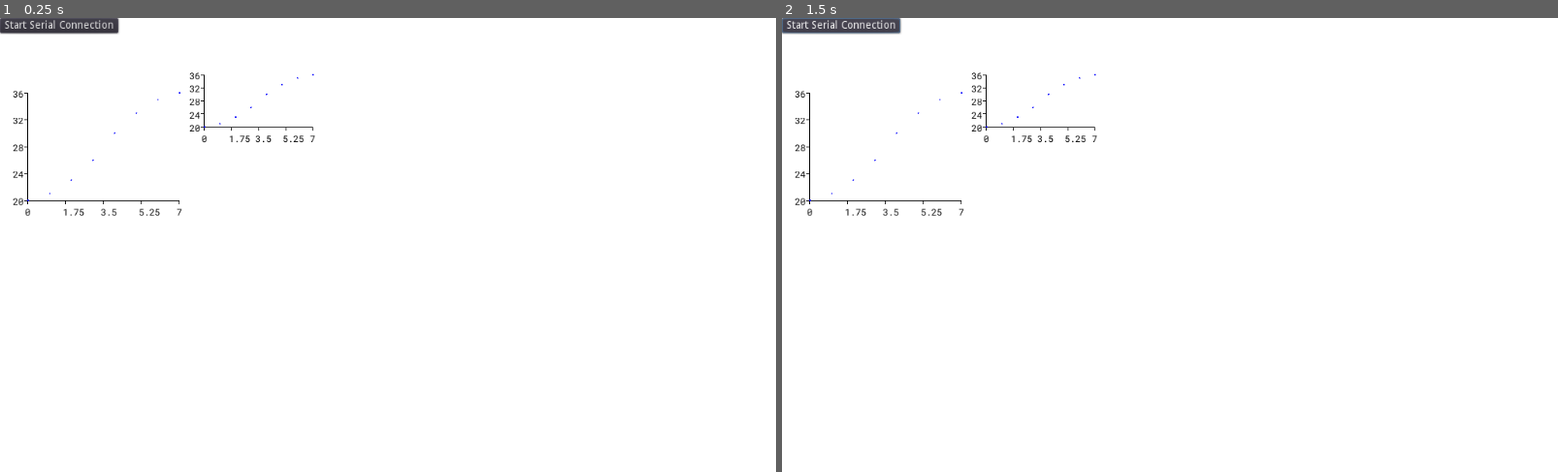
Above: before the commit, frames 1-2 (left to right).
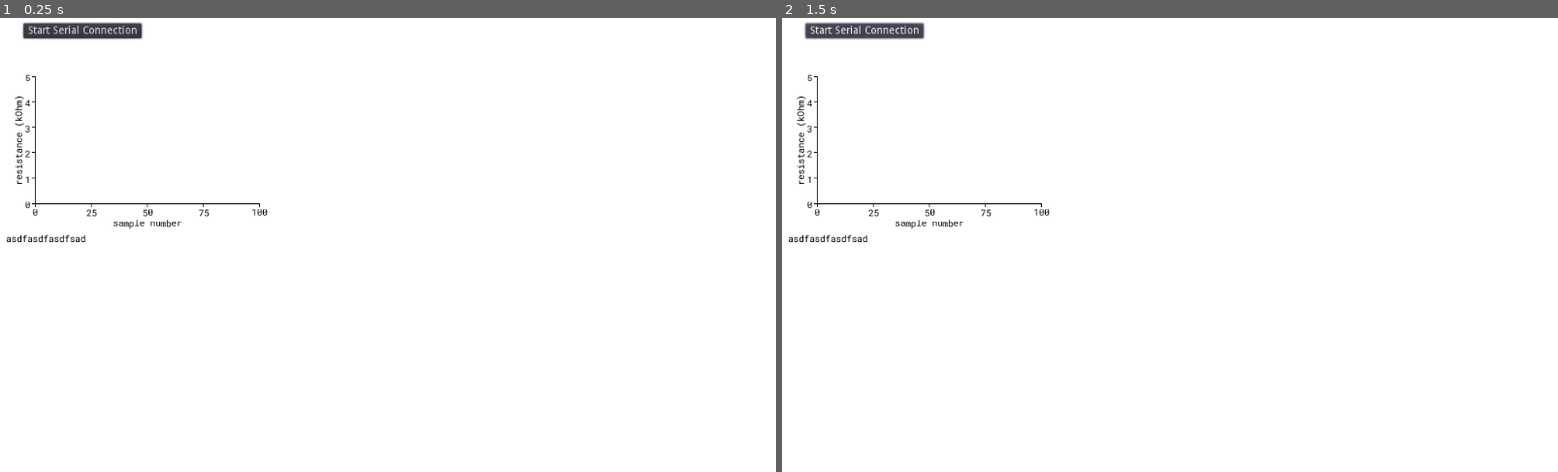
Above: after the commit, the same moments.

Repository: AlnisS/phys-427
Game: Godot game, scene res://main.tscn
The game is run twice, just before and just after one commit, with the same random seed, the same clock (stepped at 60 frames per second) and the same inputs.
Inputs:
- Up to frame 1 (0.25 s): no input
- Up to frame 2 (1.5 s): tap Enter at 0.5 s; click "Start Serial Connection" at 1.25 s

The runs differ from the first frame. In frame 1, 1.6% of the frame differs, in the area x 0-41%, y 0-50%; in frame 2, 1.6%.
Error before the commit: Attempt to call function 'start' in base 'null instance' on a null instance. (res://main.gd:51)
Error after the commit: Attempt to call function 'start' in base 'null instance' on a null instance. (res://main.gd:62)

Commit message:
Fancier graphing

Diff:
--- a/gopip/main.gd
+++ b/gopip/main.gd
@@ -2,6 +2,17 @@
 
 # callback to call when new serial data is available (i.e. a full line is read)
 var _new_serial_data = JavaScript.create_callback(self, "new_serial_data")
+
+var N := 100
+
+var data_loop: PoolVector2Array
+var data_loop_i := 0
+
+func _ready():
+	data_loop = PoolVector2Array()
+	data_loop.resize(N)
+	for i in range(N):
+		data_loop[i] = Vector2.ZERO
 
 
 func _on_StartSerialButton_pressed():
@@ -52,5 +63,11 @@
 
 
 func new_serial_data(args: Array):
-	var data = args[0]
-	print(data)
+	var data: String = args[0]
+	var number = data.substr(1).to_float() / 1000.0
+	print(number)
+	data_loop[data_loop_i] = Vector2(data_loop_i, number)
+	data_loop_i += 1
+	if data_loop_i >= N:
+		data_loop_i = 0
+	$Graph2D.data = data_loop
--- a/gopip/main.tscn
+++ b/gopip/main.tscn
@@ -1,26 +1,37 @@
-[gd_scene load_steps=3 format=2]
+[gd_scene load_steps=4 format=2]
 
 [ext_resource path="res://main.gd" type="Script" id=1]
 [ext_resource path="res://ui/nodes/graph_2d/graph_2d.tscn" type="PackedScene" id=2]
+[ext_resource path="res://ui/nodes/graph_2d/graph_2d_font.tres" type="DynamicFont" id=3]
 
 [node name="Main" type="Spatial"]
 script = ExtResource( 1 )
 
 [node name="StartSerialButton" type="Button" parent="."]
-margin_right = 12.0
-margin_bottom = 20.0
+margin_left = 31.0
+margin_top = 7.0
+margin_right = 187.0
+margin_bottom = 27.0
 text = "Start Serial Connection"
 
 [node name="Graph2D" parent="." instance=ExtResource( 2 )]
 margin_left = 17.0
-margin_top = 99.0
-margin_right = 237.0
-margin_bottom = 261.0
+margin_top = 77.0
+margin_right = 343.0
+margin_bottom = 275.0
+xmax = 100.0
+ymin = 0.0
+ymax = 5.0
+xlabel = "sample number"
+ylabel = "resistance (kOhm)"
 
-[node name="Graph2D2" parent="." instance=ExtResource( 2 )]
-margin_left = 250.0
-margin_top = 75.0
-margin_right = 413.0
-margin_bottom = 164.0
+[node name="Label" type="Label" parent="."]
+margin_left = 8.0
+margin_top = 283.0
+margin_right = 113.0
+margin_bottom = 300.0
+custom_colors/font_color = Color( 0, 0, 0, 1 )
+custom_fonts/font = ExtResource( 3 )
+text = "asdfasdfasdfsad"
 
 [connection signal="pressed" from="StartSerialButton" to="." method="_on_StartSerialButton_pressed"]
--- a/gopip/project.godot
+++ b/gopip/project.godot
@@ -12,6 +12,7 @@
 
 config/name="Godot Physical Instrument Panel"
 run/main_scene="res://main.tscn"
+run/low_processor_mode=true
 config/icon="res://icon.png"
 
 [gui]
--- a/gopip/ui/nodes/graph_2d/graph_2d.gd
+++ b/gopip/ui/nodes/graph_2d/graph_2d.gd
@@ -2,37 +2,45 @@
 
 extends Control
 
-export(DynamicFont) var default_font
+export(DynamicFont) var default_font: DynamicFont
+
+export var color := Color.black setget set_color
+
+export var xmin := 0.0 setget set_xmin
+export var xmax := 10.0 setget set_xmax
+export var ymin := 0.0 setget set_ymin
+export var ymax := 10.0 setget set_ymax
+export var xlabel := "x axis" setget set_xlabel
+export var ylabel := "y axis" setget set_ylabel
+
+export var data = PoolVector2Array([
+#	Vector2(1, 1),
+#	Vector2(4, 6),
+#	Vector2(7, 6),
+#	Vector2(9, 9),
+]) setget set_data
+
+func draw_standard_string(position: Vector2, text: String, center_x=true, center_y=true):
+	var offset := Vector2.ZERO
+	if center_x:
+		offset.x -= default_font.get_string_size(text).x / 2
+	if center_y:
+		offset.y += default_font.get_ascent() / 2
+	draw_string(default_font, position + offset, text, color)
 
 func _draw():
-	var color = Color.black
-
-	var xmin = 0.0
-	var xmax = 7.0
-	var ymin = 20.0
-	var ymax = 36.0
-
-	var data = [
-		Vector2(0.0, 20.0),
-		Vector2(1.0, 21.0),
-		Vector2(2.0, 23.0),
-		Vector2(3.0, 26.0),
-		Vector2(4.0, 30.0),
-		Vector2(5.0, 33.0),
-		Vector2(6.0, 35.0),
-		Vector2(7.0, 36.0),
-	]
-
-	var remapped_data = remap_data(data, Vector2(xmin, ymin), Vector2(xmax, ymax), Vector2.ZERO, Vector2.ONE)
+	var remapped_data = normalize_data(data)
 
 	var xticks = 5
-	var yticks = 5
+	var yticks = 6
 
-	var x_axis = Vector2(rect_size.x - 20, 0)
-	var y_axis = Vector2(0, -(rect_size.y - 20))
+	var axis_insets = 30
 
-	var x_axis_y_position = rect_size.y - 20
-	var y_axis_x_position = 20
+	var x_axis = Vector2(rect_size.x - axis_insets, 0)
+	var y_axis = Vector2(0, -(rect_size.y - axis_insets))
+
+	var x_axis_y_position = rect_size.y - axis_insets
+	var y_axis_x_position = axis_insets
 
 	var graph_origin = Vector2(y_axis_x_position, x_axis_y_position)
 
@@ -43,7 +51,8 @@
 		var xtick_base = graph_origin + i * xtick_increment
 		draw_line(xtick_base, xtick_base + Vector2(0, 5), color)
 		var value = i * (xmax - xmin) / (xticks - 1) + xmin
-		draw_string(default_font, xtick_base + Vector2(-4, 20), str(value), Color.black)
+#		draw_string(default_font, xtick_base + Vector2(-4, 20), str(value), color)
+		draw_standard_string(xtick_base + Vector2(0, 10), str(value))
 
 	# draw y ticks
 	var ytick_increment = y_axis / (yticks - 1)
@@ -51,7 +60,15 @@
 		var ytick_base = graph_origin + i * ytick_increment
 		draw_line(ytick_base, ytick_base - Vector2(5, 0), color)
 		var value = i * (ymax - ymin) / (yticks - 1) + ymin
-		draw_string(default_font, ytick_base + Vector2(-20, 6), str(value), Color.black)
+#		draw_string(default_font, ytick_base + Vector2(-20, 6), str(value), color)
+		draw_standard_string(ytick_base + Vector2(-10, 0), str(value))
+
+	var temp_transform := get_canvas_transform()
+	draw_set_transform(Vector2.ZERO, -PI / 2, Vector2.ONE)
+	draw_standard_string(Vector2(y_axis.y / 2, 6), ylabel)
+	draw_set_transform_matrix(temp_transform)
+
+	draw_standard_string(graph_origin + x_axis / 2 + Vector2(0, axis_insets - 6), xlabel)
 
 	# draw x-axis
 	draw_line(graph_origin, graph_origin + x_axis, color)
@@ -61,18 +78,62 @@
 
 	# draw scatter plot
 	for point in remapped_data:
+		if point.x < 0.0 or point.x > 1.0 or point.y < 0.0 or point.y > 1.0:
+			continue
 		var screen_position = graph_origin + (point * (x_axis + y_axis))
 		draw_circle(screen_position, 1.0, Color.blue)
 
 
 
+func normalize_data(_data: PoolVector2Array) -> PoolVector2Array:
+	var result = PoolVector2Array()
+	result.resize(len(_data))
+	for i in range(len(_data)):
+		result[i] = Vector2(
+			range_lerp(_data[i].x, xmin, xmax, 0.0, 1.0),
+			range_lerp(_data[i].y, ymin, ymax, 0.0, 1.0)
+		)
+	return result
 
-func remap_data(data_input: Array, in_min: Vector2, in_max: Vector2,
-		out_min: Vector2, out_max: Vector2) -> Array:
-	var result = []
-	for point in data_input:
-		result.append(Vector2(
-			range_lerp(point.x, in_min.x, in_max.x, out_min.x, out_max.x),
-			range_lerp(point.y, in_min.y, in_max.y, out_min.y, out_max.y)
-		))
-	return result
+
+func set_color(_color: Color) -> void:
+	color = _color
+	update()
+
+func set_xmin(_xmin: float) -> void:
+	xmin = _xmin
+	update()
+
+func set_xmax(_xmax: float) -> void:
+	xmax = _xmax
+	update()
+
+func set_ymin(_ymin: float) -> void:
+	ymin = _ymin
+	update()
+
+func set_ymax(_ymax: float) -> void:
+	ymax = _ymax
+	update()
+
+func set_xlabel(_xlabel: String) -> void:
+	xlabel = _xlabel
+	update()
+
+func set_ylabel(_ylabel: String) -> void:
+	ylabel = _ylabel
+	update()
+
+func set_data(_data: PoolVector2Array) -> void:
+	data = _data
+	update()
+
+#func remap_data(data_input: Array, in_min: Vector2, in_max: Vector2,
+#		out_min: Vector2, out_max: Vector2) -> Array:
+#	var result = []
+#	for point in data_input:
+#		result.append(Vector2(
+#			range_lerp(point.x, in_min.x, in_max.x, out_min.x, out_max.x),
+#			range_lerp(point.y, in_min.y, in_max.y, out_min.y, out_max.y)
+#		))
+#	return result
--- a/gopip/ui/nodes/graph_2d/graph_2d.tscn
+++ b/gopip/ui/nodes/graph_2d/graph_2d.tscn
@@ -1,15 +1,16 @@
-[gd_scene load_steps=4 format=2]
+[gd_scene load_steps=3 format=2]
 
 [ext_resource path="res://ui/nodes/graph_2d/graph_2d.gd" type="Script" id=1]
-[ext_resource path="res://ui/fonts/RobotoMono-Regular.ttf" type="DynamicFontData" id=2]
-
-[sub_resource type="DynamicFont" id=1]
-size = 12
-font_data = ExtResource( 2 )
+[ext_resource path="res://ui/nodes/graph_2d/graph_2d_font.tres" type="DynamicFont" id=2]
 
 [node name="Graph2D" type="Control"]
 margin_right = 50.0
 margin_bottom = 50.0
 rect_min_size = Vector2( 50, 50 )
+mouse_filter = 2
 script = ExtResource( 1 )
-default_font = SubResource( 1 )
+default_font = ExtResource( 2 )
+xmax = 7.0
+ymin = 20.0
+ymax = 36.0
+data = PoolVector2Array( 0, 20, 1, 21, 2, 23, 3, 26, 4, 30, 5, 33, 6, 35, 7, 36 )
--- /dev/null
+++ b/gopip/ui/nodes/graph_2d/graph_2d_font.tres
@@ -0,0 +1,7 @@
+[gd_resource type="DynamicFont" load_steps=2 format=2]
+
+[ext_resource path="res://ui/fonts/RobotoMono-Regular.ttf" type="DynamicFontData" id=1]
+
+[resource]
+size = 12
+font_data = ExtResource( 1 )
